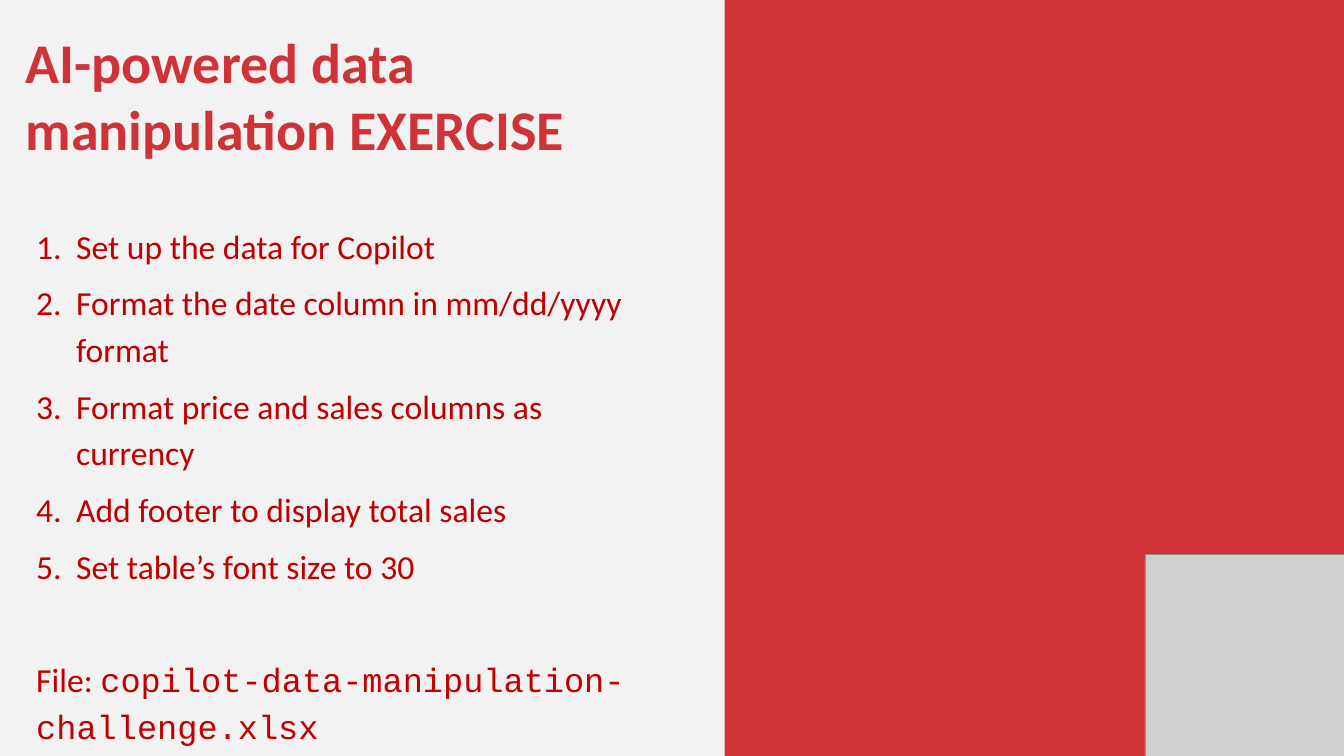
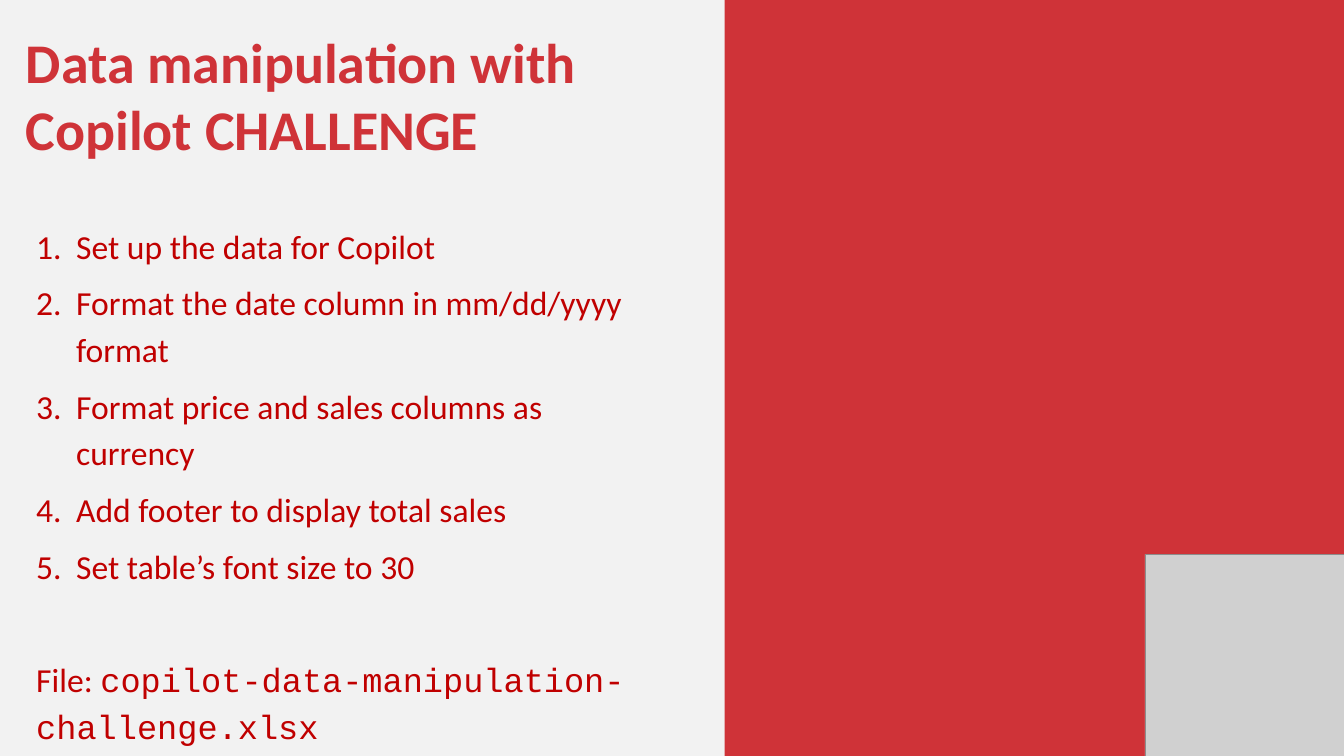
Before and after one commit to stringfestdata/xlgs-mc-2025, a slide deck: slide 8 of xlgs-analytics-2_0-slides.pptx. Drawn at 1344x756 pixels with LibreOffice and Linux fonts; fonts in the diff are those of the drawing; grey boxes stand for pictures. Boxes give left, top, right and bottom in pixels: in the first picture for what was removed or moved away, otherwise in the second. Text is boxed around its words. In the diff, an @@ line names an element or a change of style, - is before the commit and + after.

```diff
--- a/xlgs-analytics-2_0-slides.pptx
+++ b/xlgs-analytics-2_0-slides.pptx
@@ text at box(26, 43, 576, 159): text changed @@
-AI-powered data manipulation EXERCISE
+Data manipulation with Copilot CHALLENGE
```
Also in this commit, not shown: 2 other slides changed.
